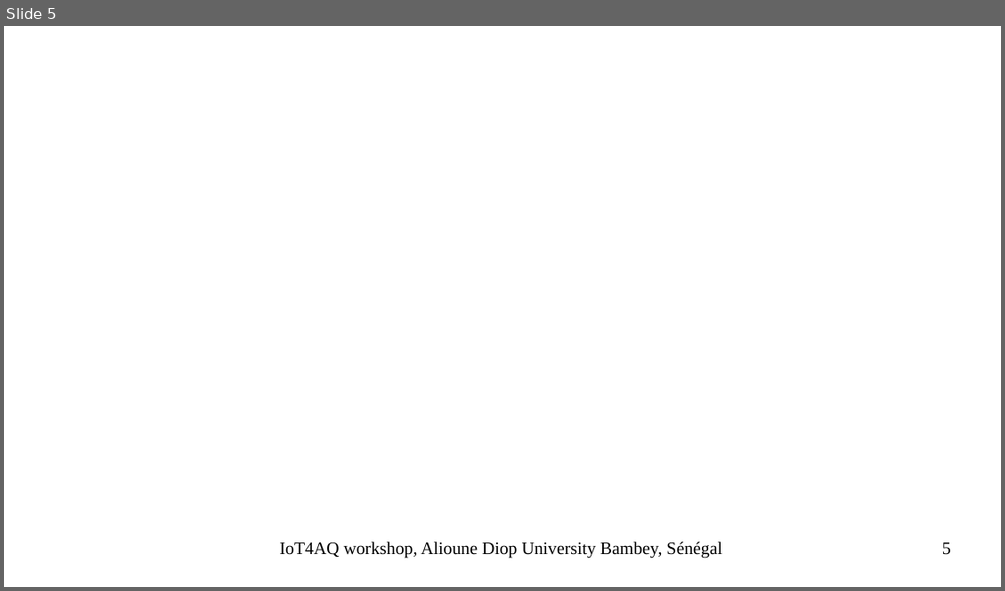
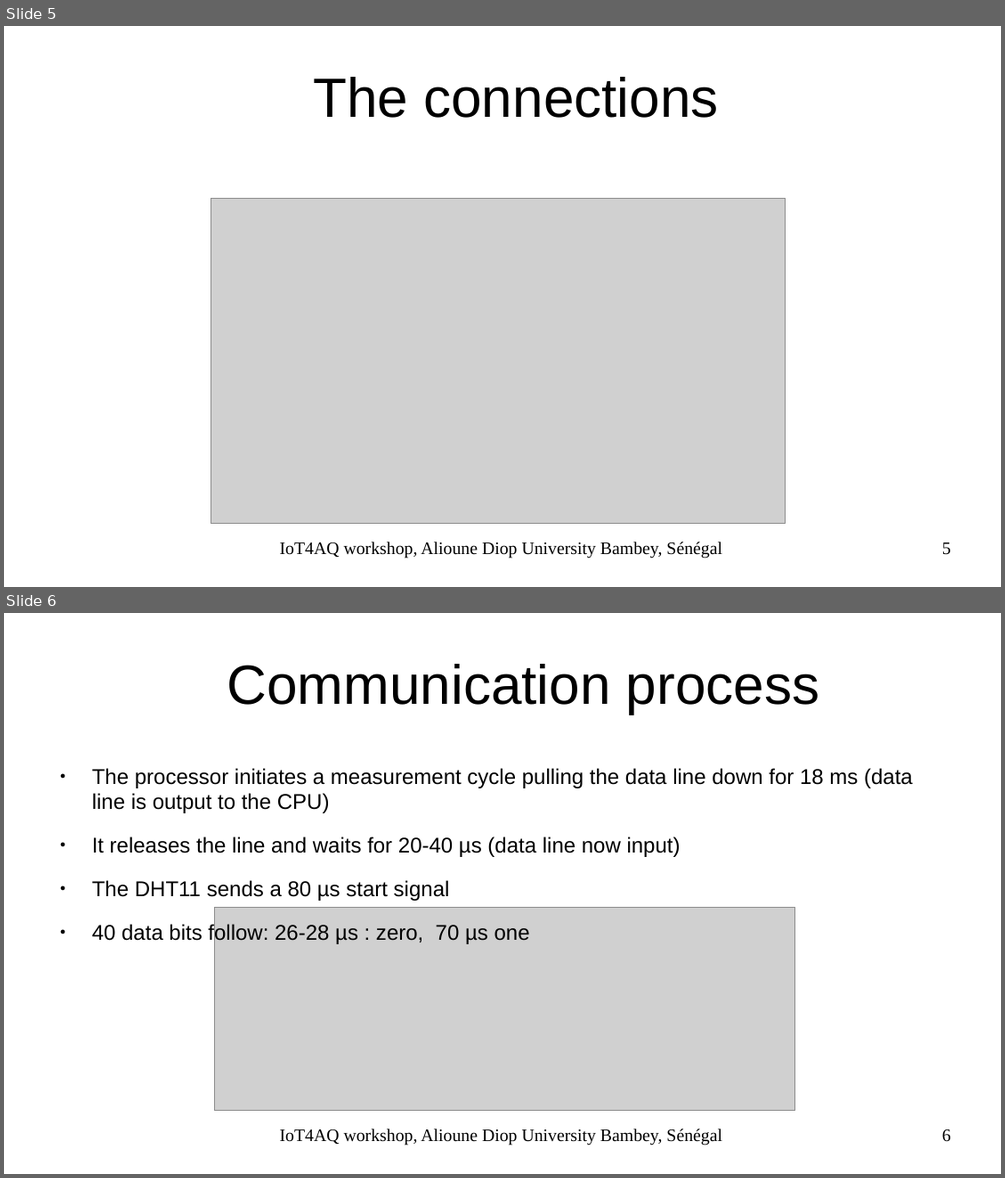
Before and after one commit to uraich/IoT4AQ, a slide deck: workshop/slides/iot4aq_dht11.odp. Shown one above the other, each under a label of ours: slide 5 before the commit, slides 5 and 6 after it. The pictures are 1005x591 and 1005x1178 pixels, drawn with LibreOffice and Linux fonts; fonts in the diff are those of the drawing; grey boxes stand for pictures; background and template pictures are left out. Boxes give left, top, right and bottom in pixels: in the first picture for what was removed or moved away, otherwise in the second. Text is boxed around its words. In the diff, an @@ line names an element or a change of style, - is before the commit and + after.

```diff
--- a/workshop/slides/iot4aq_dht11.odp
+++ b/workshop/slides/iot4aq_dht11.odp
@@ slide 6 added at [4,613,1001,1174], background #FFFFFF @@
@@ title added at [227,664,819,714], 44 pt, text #000000 @@
+Communication process
@@ text added at [92,768,913,945], 17.1 pt, text #000000 @@
+● The processor initiates a measurement cycle pulling the data line down for 18 ms (data line is output to the CPU)
+● It releases the line and waits for 20-40 µs (data line now input)
+● The DHT11 sends a 80 µs start signal
+● 40 data bits follow: 26-28 µs : zero, 70 µs one
@@ picture added at [215,908,795,1111] @@
@@ text added at [280,1128,722,1145], 14 pt, text #000000 @@
+IoT4AQ workshop, Alioune Diop University Bambey, Sénégal
@@ page number added at [942,1129,951,1142], 14 pt, text #000000 @@
+6
@@ slide 5 changed as well @@
@@ title added at [313,77,718,118], 44 pt, text #000000 @@
+The connections
@@ picture added at [210,198,785,524] @@
```
Also in this commit, not shown: 2 other slides changed, 3 other slides added, 2 slides removed.
